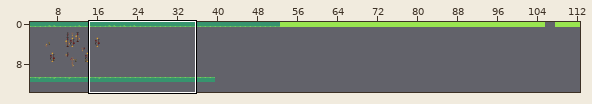
Tiled map -- assets/Gamejam Tileset.tmx. The picture above shows the old version from afar; the outline marks the close-up.
Close-up. Earlier state:
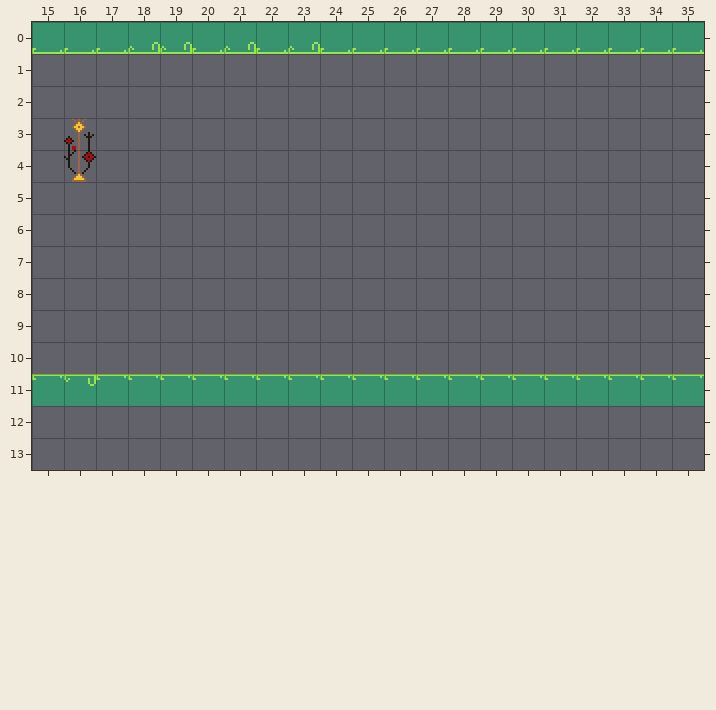
Cells are 16x16 px. Shown: x 15..35, y 0..13. The commit also changed other parts of the map, which this record leaves out.
After:
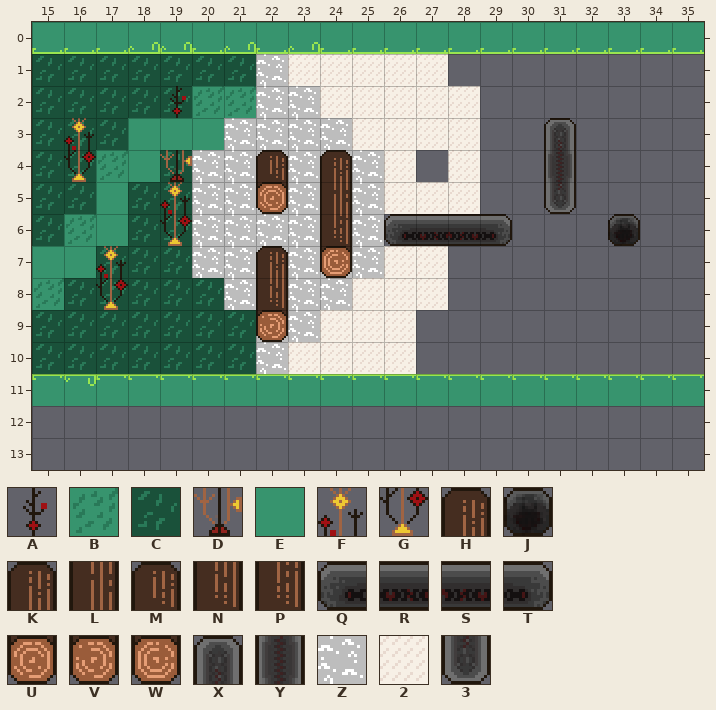
Key: from "Main Tileset": A 8, B 34, C 36, D 40, E 66, F 88, G 104, H 126, J 128, K 140, L 142, M 154, N 156, P 158, Q 160, R 161, S 162, T 163, U 170, V 172, W 174, X 192, Y 208, Z 219, 2 223, 3 224.
_ is an empty cell.
Change:
{"change": "layer \"Background\" offset 24,17 -> 0,0 px"}
{"where": "layer \"Background\""}
{"y":1,"x":15,"old":"_____________","new":"CCCCCCCZ22222"}
{"y":2,"x":15,"old":"______________","new":"CCCCCBBZZ22222"}
{"y":3,"x":15,"old":"___","new":"CCC"}
{"y":3,"x":21,"old":"________","new":"ZZZZ2222"}
{"y":3,"x":31,"old":"_","new":"X"}
{"y":4,"x":15,"old":"___","new":"CCB"}
{"y":4,"x":19,"old":"________","new":"CZZZZZZ2"}
{"y":4,"x":28,"old":"_","new":"2"}
{"y":4,"x":31,"old":"_","new":"Y"}
{"y":5,"x":15,"old":"__","new":"CC"}
{"y":5,"x":18,"old":"______","new":"CCZZZZ"}
{"y":5,"x":25,"old":"____","new":"Z222"}
{"y":5,"x":31,"old":"_","new":"3"}
{"y":6,"x":15,"old":"__","new":"CB"}
{"y":6,"x":18,"old":"______","new":"CCZZZZ"}
{"y":6,"x":25,"old":"_____","new":"ZQRST"}
{"y":6,"x":33,"old":"_","new":"J"}
{"y":7,"x":17,"old":"___________","new":"CCCZZZZZZ22"}
{"y":8,"x":15,"old":"_______","new":"BCCCCCZ"}
{"y":8,"x":23,"old":"_____","new":"ZZ222"}
{"y":9,"x":15,"old":"____________","new":"CCCCCCCZZ222"}
{"y":10,"x":15,"old":"____________","new":"CCCCCCCZ2222"}
{"where": "layer \"Trees\""}
{"y":2,"x":19,"old":"_","new":"A"}
{"y":3,"x":18,"old":"___","new":"EEE"}
{"y":4,"x":18,"old":"__","new":"ED"}
{"y":4,"x":22,"old":"_","new":"M"}
{"y":4,"x":24,"old":"_","new":"H"}
{"y":5,"x":17,"old":"_","new":"E"}
{"y":5,"x":19,"old":"_","new":"F"}
{"y":5,"x":22,"old":"_","new":"U"}
{"y":5,"x":24,"old":"_","new":"L"}
{"y":6,"x":17,"old":"_","new":"E"}
{"y":6,"x":19,"old":"_","new":"G"}
{"y":6,"x":24,"old":"_","new":"P"}
{"y":7,"x":15,"old":"___","new":"EEF"}
{"y":7,"x":22,"old":"_","new":"K"}
{"y":7,"x":24,"old":"_","new":"W"}
{"y":8,"x":17,"old":"_","new":"G"}
{"y":8,"x":22,"old":"_","new":"N"}
{"y":9,"x":22,"old":"_","new":"V"}
